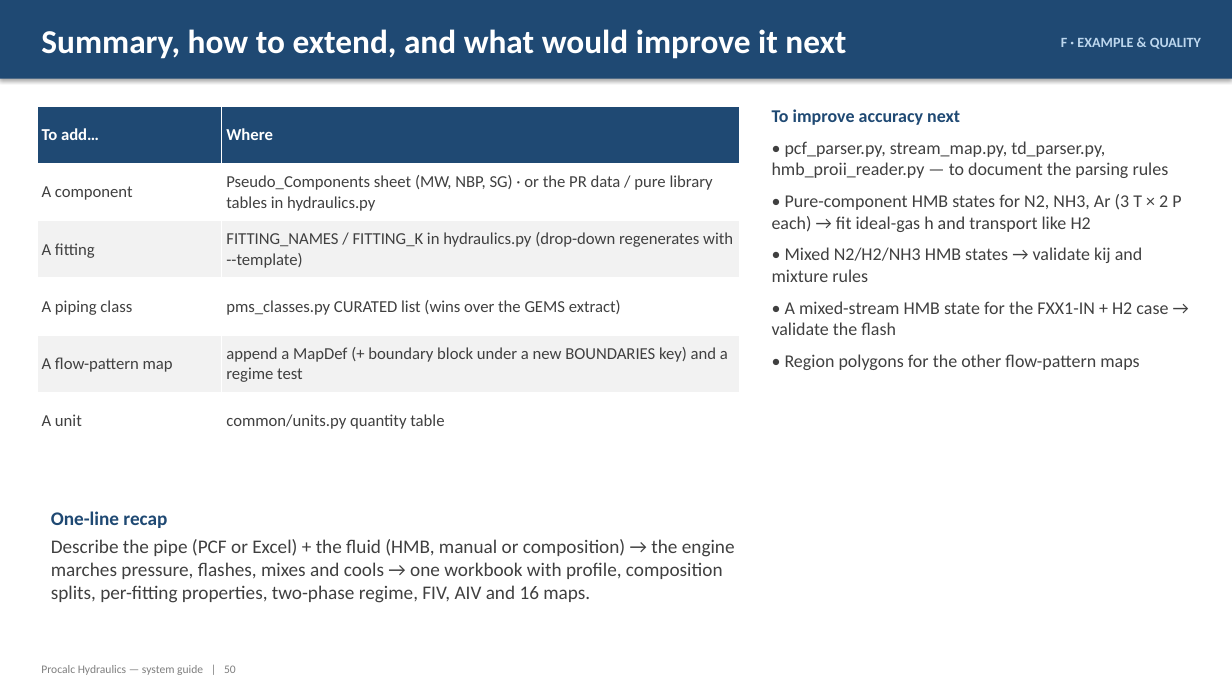
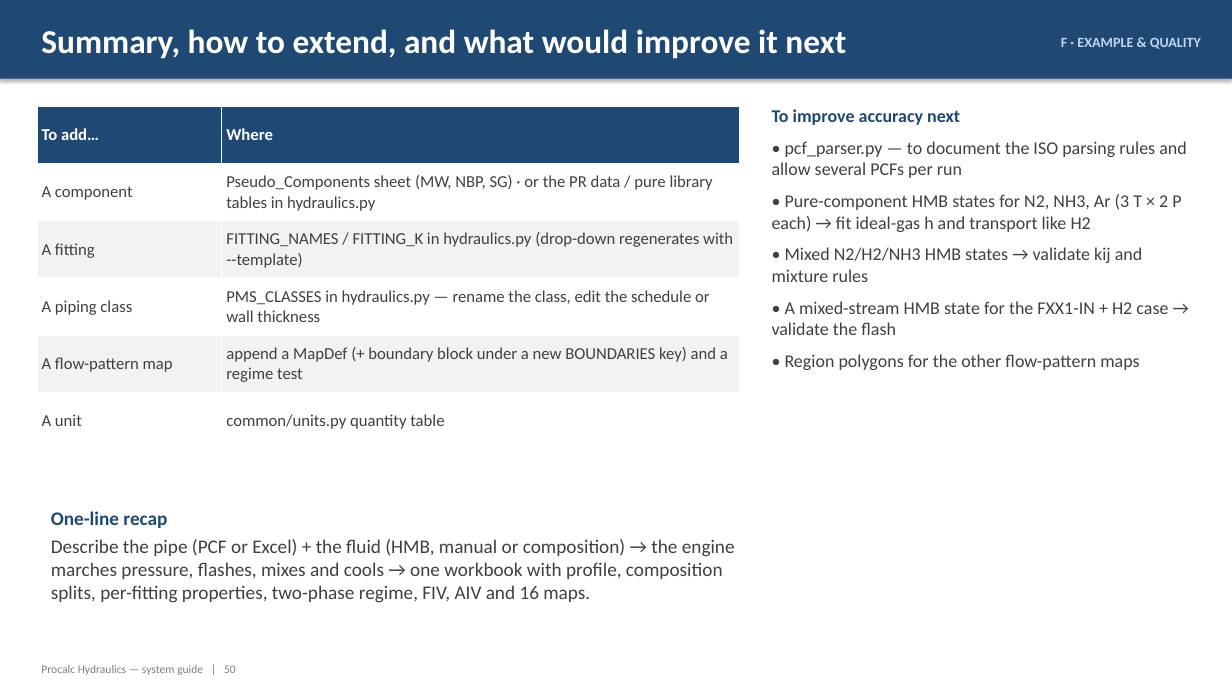
Before and after one commit to ipratikmenon/procalc, a slide deck: slide 50 of Hydraulics/Procalc_Hydraulics_System_Guide.pptx. Drawn at 1232x693 pixels with LibreOffice and Linux fonts; fonts in the diff are those of the drawing. Boxes give left, top, right and bottom in pixels: in the first picture for what was removed or moved away, otherwise in the second. Text is boxed around its words. In the diff, an @@ line names an element or a change of style, - is before the commit and + after.

```diff
--- a/Hydraulics/Procalc_Hydraulics_System_Guide.pptx
+++ b/Hydraulics/Procalc_Hydraulics_System_Guide.pptx
@@ table at <box>37,106,739,450</box> @@
-row 4, column 2: pms_classes.py CURATED list (wins over the GEMS extract)
+row 4, column 2: PMS_CLASSES in hydraulics.py — rename the class, edit the schedule or wall thickness
@@ text at <box>772,141,1186,178</box>: text changed @@
-• pcf_parser.py, stream_map.py, td_parser.py, hmb_proii_reader.py — to document the parsing rules
+• pcf_parser.py — to document the ISO parsing rules and allow several PCFs per run
```
Also in this commit, not shown: 26 other slides changed, 4 slides added, 4 slides removed, 2 other files.
